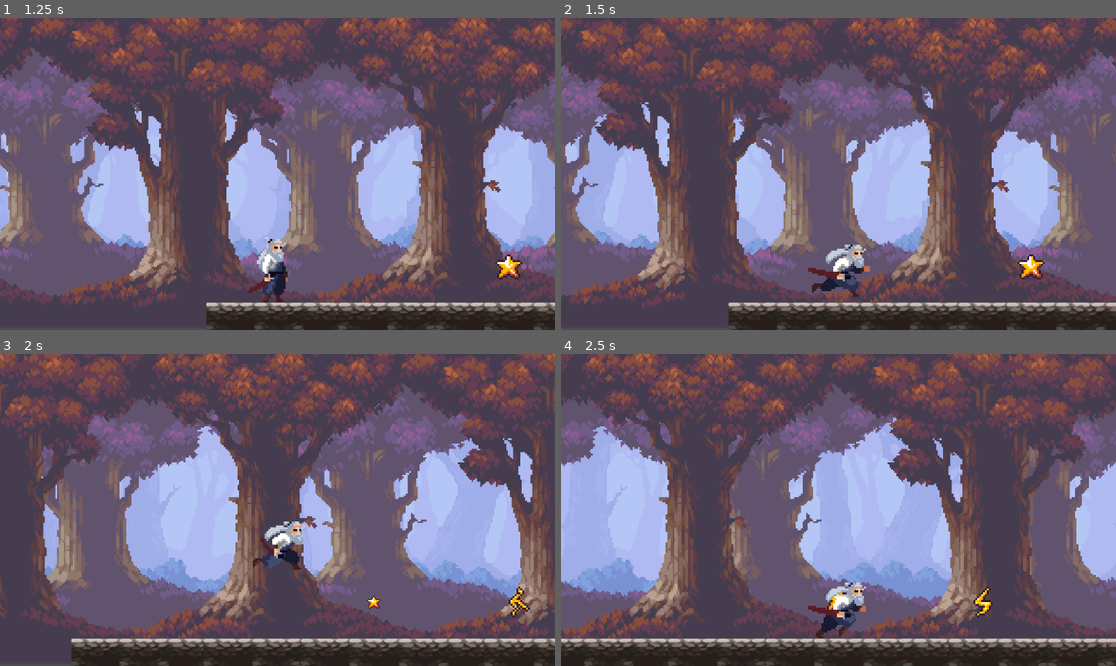
Above: before the commit, frames 1-4 (two rows, left to right).
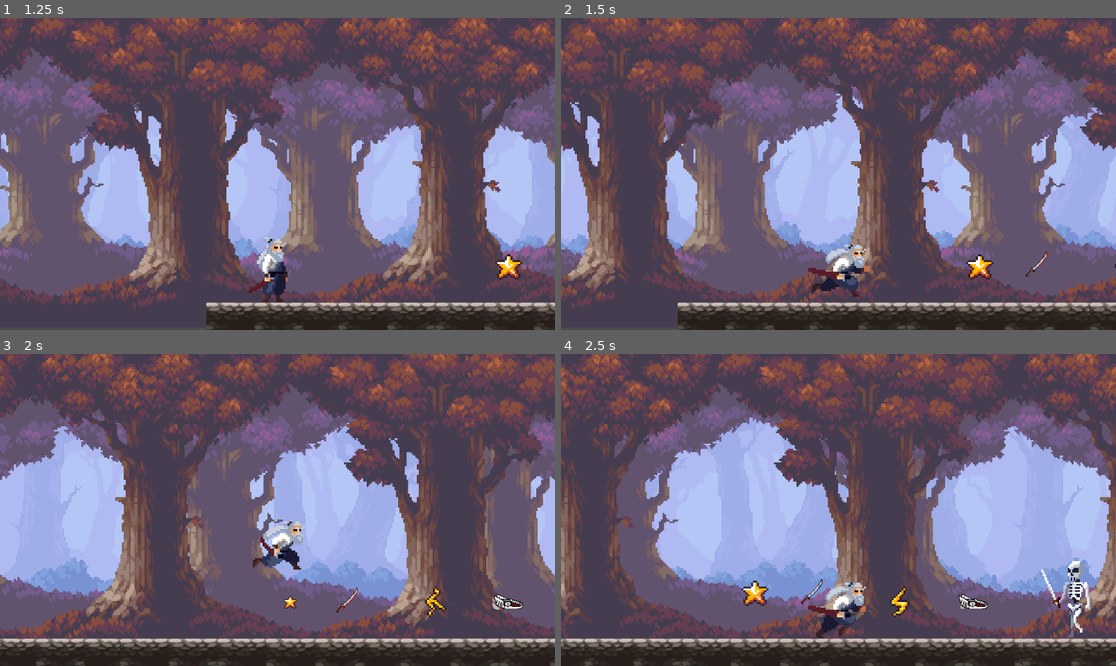
Above: after the commit, the same moments.

Repository: kefyrodievas/play-or-die
Game: Godot game, scene res://scenes/menu.tscn
The game is run twice, just before and just after one commit, with the same random seed, the same clock (stepped at 60 frames per second) and the same inputs.
Inputs (mouse positions are in pixels of both pictures, inside the frame that each line leads up to):
- Up to frame 1 (1.25 s): click (277, 217) at 0.5 s
- Up to frame 2 (1.5 s): hold D (Move_right) from 1.28 s (still down); tap Shift (Dash, bound only after the commit) at 1.35 s
- Up to frame 3 (2 s): keep holding D (Move_right); tap Space (Jump) at 1.52 s
- Up to frame 4 (2.5 s): keep holding D (Move_right); tap Shift (Dash, bound only after the commit) at 2.1 s; tap Space (Jump) at 2.27 s

Frame 1 is identical in both runs. In frame 2, 72% of the frame differs, in the area x 0-100%, y 0-100%; in frame 3, 78%; in frame 4, 76%.

Commit message:
2 items (damage ir dash)
Prideti 2 items su sprites ir animation lengvais. Vienas padidina damage kitas atrakina funkcija "dash"

Diff:
--- a/project.godot
+++ b/project.godot
@@ -41,6 +41,11 @@
 "events": [Object(InputEventKey,"resource_local_to_scene":false,"resource_name":"","device":-1,"window_id":0,"alt_press …(192 unchanged characters)…
 ]
 }
+Dash={
+"deadzone": 0.2,
+"events": [Object(InputEventKey,"resource_local_to_scene":false,"resource_name":"","device":-1,"window_id":0,"alt_pressed":false,"shift_pressed":false,"ctrl_pressed":false,"meta_pressed":false,"pressed":false,"keycode":0,"physical_keycode":4194325,"key_label":0,"unicode":0,"location":0,"echo":false,"script":null)
+]
+}
 
 [physics]
 
--- /dev/null
+++ b/scenes/Boots.gd
@@ -0,0 +1,28 @@
+extends Area2D
+
+
+# Called when the node enters the scene tree for the first time.
+func _ready():
+	body_entered.connect(_on_body_entered)
+	$AnimatedSprite2D.play("Idle")
+
+# Called every frame. 'delta' is the elapsed time since the previous frame.
+#func _process(delta: float) -> void:
+#	pass
+
+func _on_body_entered(body):
+	if body.name == "Samurai":
+
+		# Activate doubler
+		body.unlock_dash()
+
+		# Optional: give points for collecting boots
+		body.add_score(10)
+
+		var tween = create_tween()
+		tween.tween_property(self, "position",
+			position + Vector2(0,-20), 0.3)
+
+		tween.tween_property(self, "modulate:a", 0.0, 0.3)
+
+		tween.tween_callback(self.queue_free)
--- /dev/null
+++ b/scenes/Boots.tscn
@@ -0,0 +1,47 @@
+[gd_scene format=3 uid="uid://cpfxfy84rdl2w"]
+
+[ext_resource type="Texture2D" uid="uid://tdtjk1egsu87" path="res://assets/img/items/Boots.png" id="1_7mah5"]
+
+[sub_resource type="AtlasTexture" id="AtlasTexture_t1mf3"]
+atlas = ExtResource("1_7mah5")
+region = Rect2(0, 0, 64, 64)
+
+[sub_resource type="AtlasTexture" id="AtlasTexture_5gd46"]
+atlas = ExtResource("1_7mah5")
+region = Rect2(64, 0, 64, 64)
+
+[sub_resource type="AtlasTexture" id="AtlasTexture_tqun4"]
+atlas = ExtResource("1_7mah5")
+region = Rect2(128, 0, 64, 64)
+
+[sub_resource type="SpriteFrames" id="SpriteFrames_05eic"]
+animations = [{
+"frames": [{
+"duration": 1.0,
+"texture": SubResource("AtlasTexture_t1mf3")
+}, {
+"duration": 1.0,
+"texture": SubResource("AtlasTexture_5gd46")
+}, {
+"duration": 1.0,
+"texture": SubResource("AtlasTexture_tqun4")
+}],
+"loop": true,
+"name": &"Idle",
+"speed": 5.0
+}]
+
+[sub_resource type="RectangleShape2D" id="RectangleShape2D_7s6ir"]
+size = Vector2(64, 33)
+
+[node name="Boots" type="Area2D" unique_id=1305261216]
+
+[node name="AnimatedSprite2D" type="AnimatedSprite2D" parent="." unique_id=790989788]
+sprite_frames = SubResource("SpriteFrames_05eic")
+animation = &"Idle"
+frame_progress = 0.710358
+speed_scale = 0.695
+
+[node name="CollisionShape2D" type="CollisionShape2D" parent="." unique_id=1636653504]
+position = Vector2(0, -4.5)
+shape = SubResource("RectangleShape2D_7s6ir")
--- /dev/null
+++ b/scenes/Damage_boost.gd
@@ -0,0 +1,28 @@
+extends Area2D
+
+
+# Called when the node enters the scene tree for the first time.
+func _ready():
+	body_entered.connect(_on_body_entered)
+	$AnimatedSprite2D.play("Idle")
+
+# Called every frame. 'delta' is the elapsed time since the previous frame.
+#func _process(delta: float) -> void:
+#	pass
+
+func _on_body_entered(body):
+	if body.name == "Samurai":
+
+		# Activate doubler
+		body.unlock_damage_boost()
+
+		# Optional: give points for collecting boots
+		body.add_score(10)
+
+		var tween = create_tween()
+		tween.tween_property(self, "position",
+			position + Vector2(0,-20), 0.3)
+
+		tween.tween_property(self, "modulate:a", 0.0, 0.3)
+
+		tween.tween_callback(self.queue_free)
--- /dev/null
+++ b/scenes/Damage_boost.tscn
@@ -0,0 +1,90 @@
+[gd_scene format=3 uid="uid://duhc0s151bqb2"]
+
+[ext_resource type="Script" uid="uid://y1nmqir6et0g" path="res://scenes/Damage_boost.gd" id="1_bbpp6"]
+[ext_resource type="Texture2D" uid="uid://dkdmcoesjq5kj" path="res://assets/img/items/Damage_boost.png" id="2_278mu"]
+
+[sub_resource type="AtlasTexture" id="AtlasTexture_hs60v"]
+atlas = ExtResource("2_278mu")
+region = Rect2(0, 0, 64, 64)
+
+[sub_resource type="AtlasTexture" id="AtlasTexture_kwupx"]
+atlas = ExtResource("2_278mu")
+region = Rect2(64, 0, 64, 64)
+
+[sub_resource type="AtlasTexture" id="AtlasTexture_6cpog"]
+atlas = ExtResource("2_278mu")
+region = Rect2(128, 0, 64, 64)
+
+[sub_resource type="AtlasTexture" id="AtlasTexture_wfh7b"]
+atlas = ExtResource("2_278mu")
+region = Rect2(192, 0, 64, 64)
+
+[sub_resource type="AtlasTexture" id="AtlasTexture_nfnfv"]
+atlas = ExtResource("2_278mu")
+region = Rect2(256, 0, 64, 64)
+
+[sub_resource type="AtlasTexture" id="AtlasTexture_iasuk"]
+atlas = ExtResource("2_278mu")
+region = Rect2(320, 0, 64, 64)
+
+[sub_resource type="AtlasTexture" id="AtlasTexture_ciuuw"]
+atlas = ExtResource("2_278mu")
+region = Rect2(384, 0, 64, 64)
+
+[sub_resource type="AtlasTexture" id="AtlasTexture_vs7o1"]
+atlas = ExtResource("2_278mu")
+region = Rect2(448, 0, 64, 64)
+
+[sub_resource type="AtlasTexture" id="AtlasTexture_642r6"]
+atlas = ExtResource("2_278mu")
+region = Rect2(512, 0, 64, 64)
+
+[sub_resource type="SpriteFrames" id="SpriteFrames_t5eb2"]
+animations = [{
+"frames": [{
+"duration": 1.0,
+"texture": SubResource("AtlasTexture_hs60v")
+}, {
+"duration": 1.0,
+"texture": SubResource("AtlasTexture_kwupx")
+}, {
+"duration": 1.0,
+"texture": SubResource("AtlasTexture_6cpog")
+}, {
+"duration": 1.0,
+"texture": SubResource("AtlasTexture_wfh7b")
+}, {
+"duration": 1.0,
+"texture": SubResource("AtlasTexture_nfnfv")
+}, {
+"duration": 1.0,
+"texture": SubResource("AtlasTexture_iasuk")
+}, {
+"duration": 1.0,
+"texture": SubResource("AtlasTexture_ciuuw")
+}, {
+"duration": 1.0,
+"texture": SubResource("AtlasTexture_vs7o1")
+}, {
+"duration": 1.0,
+"texture": SubResource("AtlasTexture_642r6")
+}],
+"loop": true,
+"name": &"Idle",
+"speed": 5.0
+}]
+
+[sub_resource type="RectangleShape2D" id="RectangleShape2D_wu0up"]
+size = Vector2(47, 57)
+
+[node name="DamageBoost" type="Area2D" unique_id=1792063056]
+script = ExtResource("1_bbpp6")
+
+[node name="AnimatedSprite2D" type="AnimatedSprite2D" parent="." unique_id=317849889]
+sprite_frames = SubResource("SpriteFrames_t5eb2")
+animation = &"Idle"
+frame_progress = 0.083650075
+
+[node name="CollisionShape2D" type="CollisionShape2D" parent="." unique_id=1015479616]
+position = Vector2(-5.5, -3.5)
+shape = SubResource("RectangleShape2D_wu0up")
--- a/scenes/main.tscn
+++ b/scenes/main.tscn
@@ -8,6 +8,9 @@
 [ext_resource type="PackedScene" uid="uid://q5fbfmrildw4" path="res://scenes/jump_boost.tscn" id="6_tefeu"]
 [ext_resource type="PackedScene" uid="uid://dx7ijrxknj3bd" path="res://scenes/enemy.tscn" id="7_o6xl0"]
 [ext_resource type="PackedScene" uid="uid://bxxewruas7fgs" path="res://scenes/door.tscn" id="8_tipki"]
+[ext_resource type="PackedScene" uid="uid://cpfxfy84rdl2w" path="res://scenes/Boots.tscn" id="9_85g3d"]
+[ext_resource type="Script" uid="uid://c32vi6auclucx" path="res://scenes/Boots.gd" id="10_choun"]
+[ext_resource type="PackedScene" uid="uid://duhc0s151bqb2" path="res://scenes/Damage_boost.tscn" id="11_ya4ey"]
 
 [node name="Main" type="Node2D" unique_id=599958050]
 script = ExtResource("1_jyhfs")
@@ -33,3 +36,10 @@
 [node name="Door" parent="." unique_id=486801942 instance=ExtResource("8_tipki")]
 position = Vector2(1686, 497)
 scale = Vector2(6, 6)
+
+[node name="Boots" parent="." unique_id=1305261216 instance=ExtResource("9_85g3d")]
+position = Vector2(1051, 524)
+script = ExtResource("10_choun")
+
+[node name="DamageBoost" parent="." unique_id=1792063056 instance=ExtResource("11_ya4ey")]
+position = Vector2(723, 519)
--- a/scenes/samurai.gd
+++ b/scenes/samurai.gd
@@ -13,6 +13,10 @@
 var jump_count = 0
 var double_jump_duration = 20.0
 
+#DAMAGE SYSTEM
+var damage = 1
+var damage_multiplier = 1
+var damage_boost_duration = 10.0
 
 var playerBody = self
 
@@ -38,18 +42,20 @@
 		velocity.y = JUMP_VELOCITY
 		jump_count += 1
 
+	if Input.is_action_just_pressed("Dash") and canDash:
+		activate_dash()
 
 
 	# MOVEMENT
 	var direction := Input.get_axis("Move_left", "Move_right")
 
-	if direction:
-		velocity.x = direction * SPEED
-	else:
-		velocity.x = move_toward(velocity.x, 0, SPEED * delta)
-
-		if abs(velocity.x) < 1:
-			velocity.x = 0
+	if not is_dashing:
+		if direction:
+			velocity.x = direction * SPEED
+		else:
+			velocity.x = move_toward(velocity.x, 0, SPEED * delta / 0.3)
+			if abs(velocity.x) < 1:
+				velocity.x = 0
 
 	move_and_slide()
 
@@ -88,6 +94,40 @@
 	max_jumps = 1
 	#$AnimatedSprite2D.modulate = Color(1, 1, 1) # Back to normal
 
+
+#DASH
+var canDash = true
+var is_dashing = false
+var dashSpeed = 1200
+var dashDuration = 0.2
+var dashCooldown = 1.0
+
+func unlock_dash():
+	canDash = true
+
+func activate_dash():
+	canDash = false
+	is_dashing = true
+	var dash_direction = 1.0 if not $AnimatedSprite2D.flip_h else -1.0
+	velocity.x = dash_direction * dashSpeed
+
+	var dash_timer = get_tree().create_timer(dashDuration)
+	dash_timer.timeout.connect(func():
+		is_dashing = false
+	)
+
+	var cooldown_timer = get_tree().create_timer(dashDuration + dashCooldown)
+	cooldown_timer.timeout.connect(func():
+		canDash = true
+	)
+
+func unlock_damage_boost():
+	damage_multiplier = 2
+	var timer = get_tree().create_timer(damage_boost_duration)
+	timer.timeout.connect(func():
+		damage_multiplier = 1
+	)
+
 func onSwitchScene():
 	# changes scene to 3rd floor (for now)
 	get_tree().change_scene_to_file("res://scenes/3_rd_floor.tscn")
Binary file added: assets/img/items/Boots.png
Not shown, added: assets/img/items/Boots.png.import
Binary file added: assets/img/items/Damage_boost.png
Not shown, added: assets/img/items/Damage_boost.png.import
Not shown, added: scenes/Boots.gd.uid
Not shown, added: scenes/Damage_boost.gd.uid
